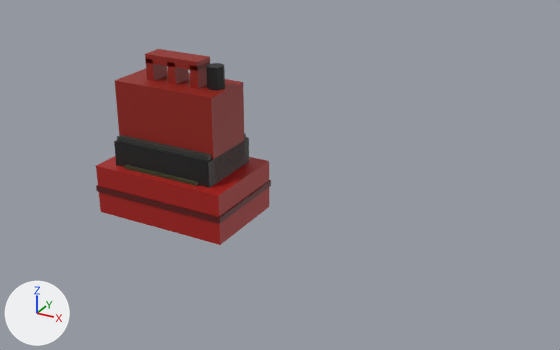
Before and after pictures for a commit that changed the glTF model assets/models/items.glb.
The view is the same before and after, from a 50 mm camera at (1.012, -1.367, 0.829) aimed at (0.237, 0.041, 0.125). Arrows for +X, +Y and +Z are at lower left; the lights stay in place. The first picture is the older version.

Names of what the first picture shows: 'ITEM_Battery', 'ITEM_Fuel', 'ITEM_Medkit' and 1 more.
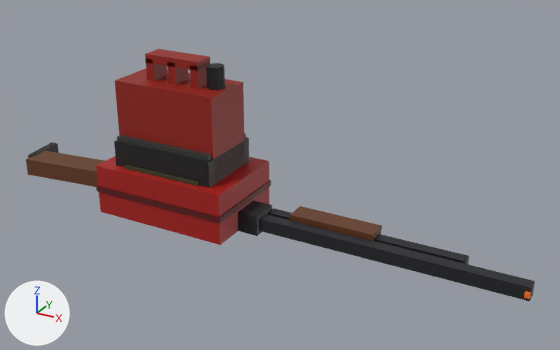
Location of each change, [x1, y1, x2, y2] in pixels of the pictures (560 x 350 px):
'ITEM_Shotgun', added: after [26, 142, 535, 301]

Edits to the bpy script that builds the scene:
```text
Add me_item_shotgun:
    me_item_shotgun.from_pydata(...)  # 72 vertices, 108 faces; spans x -0.511..0.82, y -0.04..0.091, z -0.001..0.049
    me_item_shotgun.materials.append(mat_flat)
Add ob_item_shotgun:
    ob_item_shotgun = bpy.data.objects.new('ITEM_Shotgun', me_item_shotgun)
    ob_item_shotgun.location = (0.0, 0.0, 0.0)
```
